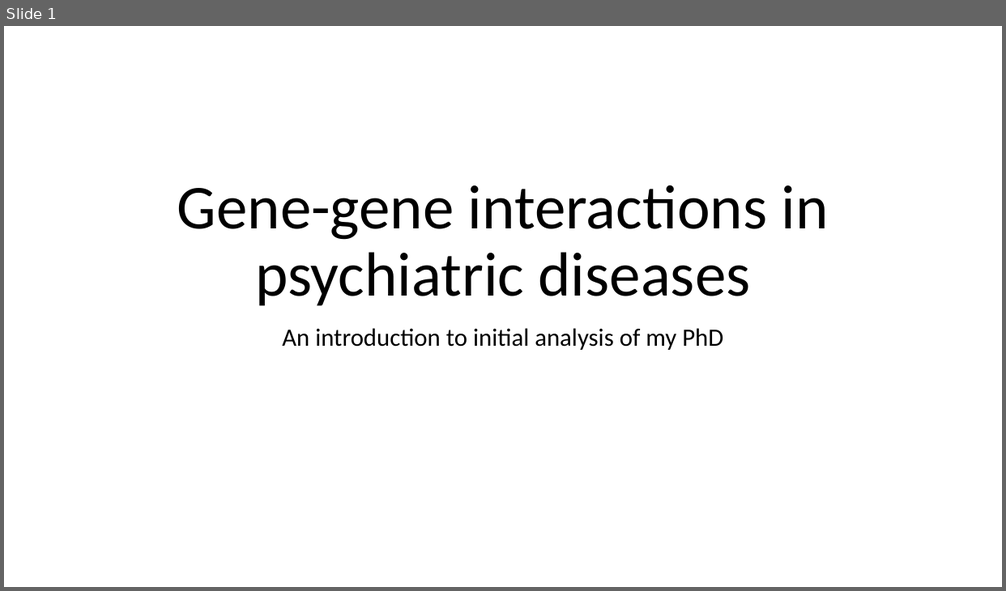
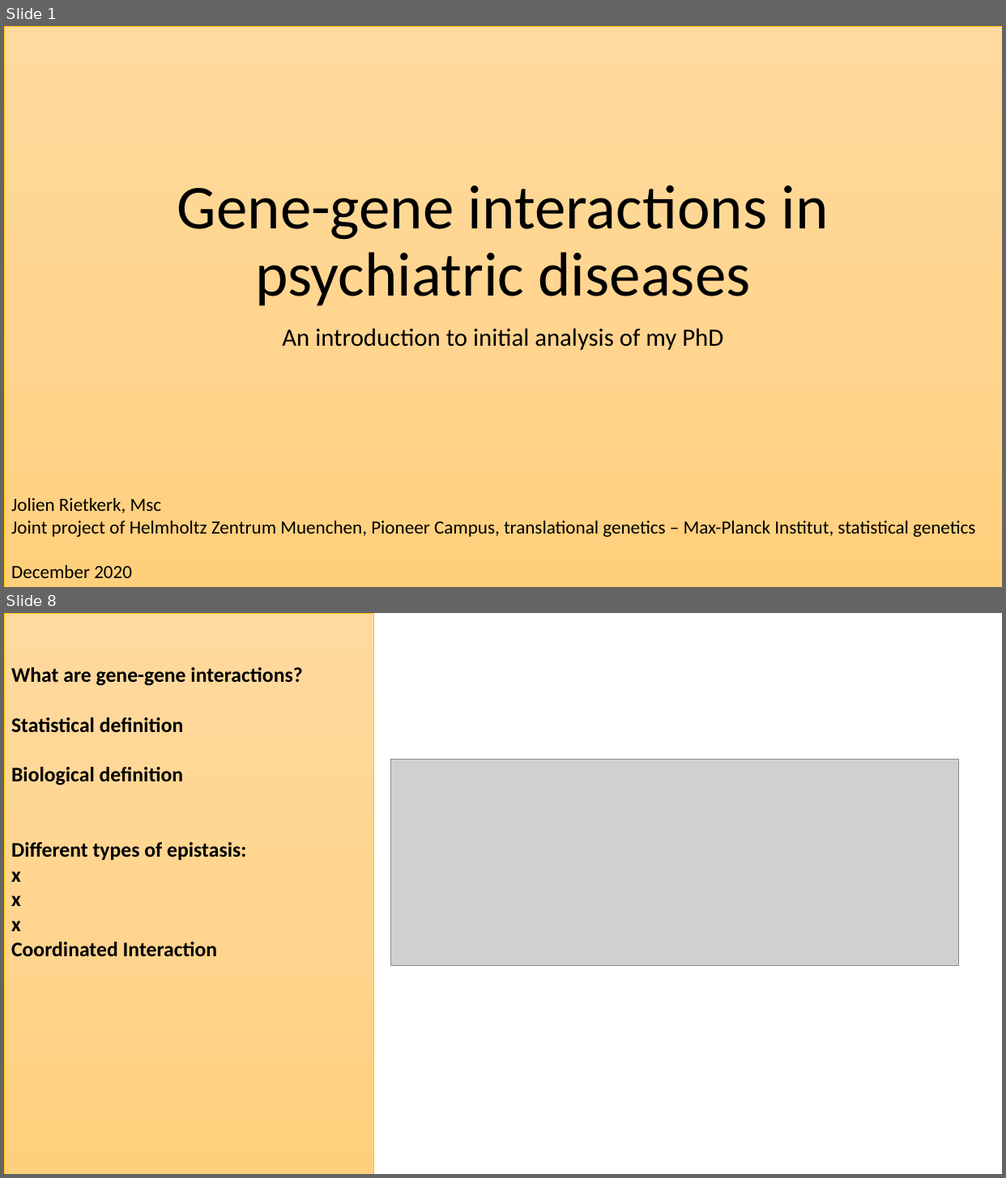
Before and after one commit to JolienRietkerk/PhD, a slide deck: doc/PhD intro to MPI.pptx. Shown one above the other, each under a label of ours: slide 1 before the commit, slides 1 and 8 after it; the slides between them are not shown. The pictures are 1006x591 and 1006x1178 pixels, drawn with LibreOffice and Linux fonts; fonts in the diff are those of the drawing; grey boxes stand for pictures. Boxes give left, top, right and bottom in pixels: in the first picture for what was removed or moved away, otherwise in the second. Text is boxed around its words. In the diff, an @@ line names an element or a change of style, - is before the commit and + after.

```diff
--- a/doc/PhD intro to MPI.pptx
+++ b/doc/PhD intro to MPI.pptx
@@ slide 8 added at (4, 613, 1002, 1174), background #FFFFFF @@
@@ rectangle added at (4, 613, 374, 1174), fill gradient #FFDB9E to #FFD590 to #FFD07C, outline #FFC000 0.5 pt, 20 pt, text #000000, bold @@
+What are gene-gene interactions?
+Statistical definition
+Biological definition
+Different types of epistasis:
+x
+x
+x
+Coordinated Interaction
@@ picture added at (391, 759, 958, 965) @@
@@ slide 1 changed as well @@
@@ rectangle added at (4, 26, 1002, 587), fill gradient #FFDB9E to #FFD590 to #FFD07C, outline #FFC000 0.5 pt @@
@@ text added at (11, 498, 975, 578), 18 pt, text #000000 @@
+Jolien Rietkerk, Msc
+Joint project of Helmholtz Zentrum Muenchen, Pioneer Campus, translational genetics – Max-Planck Institut, statistical genetics
+December 2020
```
Also in this commit, not shown: 3 other slides changed, 10 other slides added, 3 slides removed.
